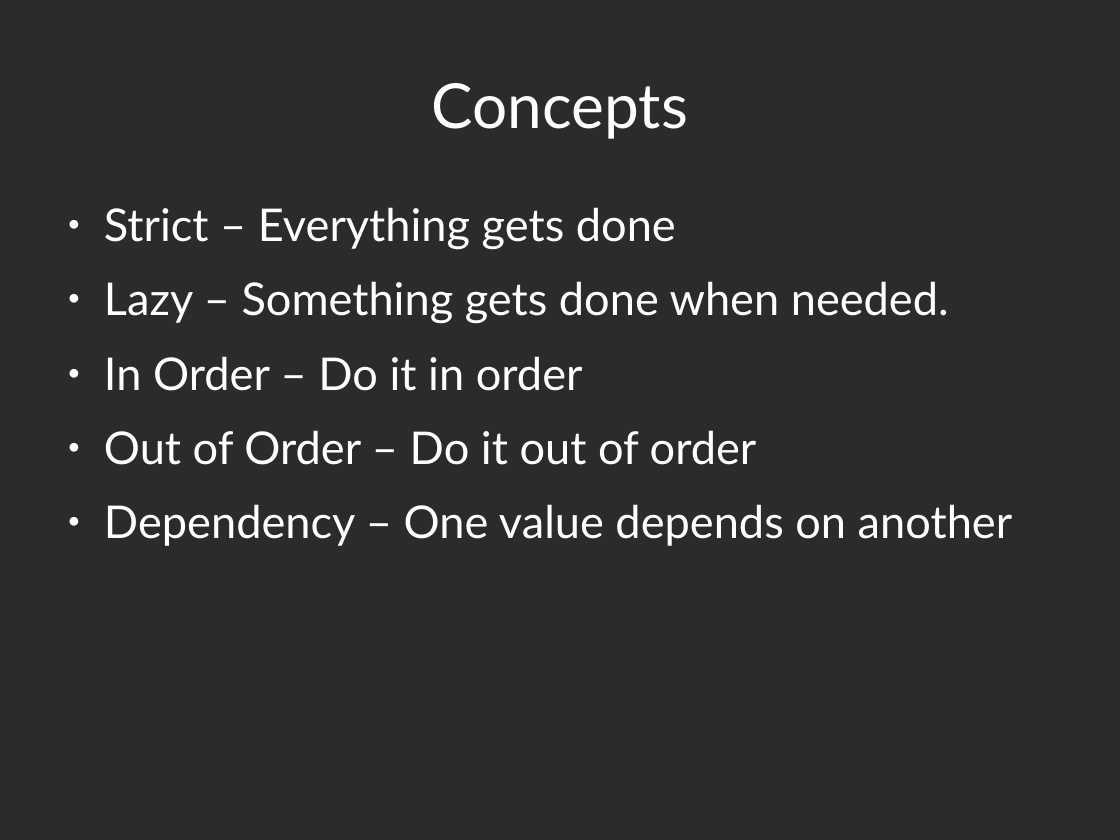
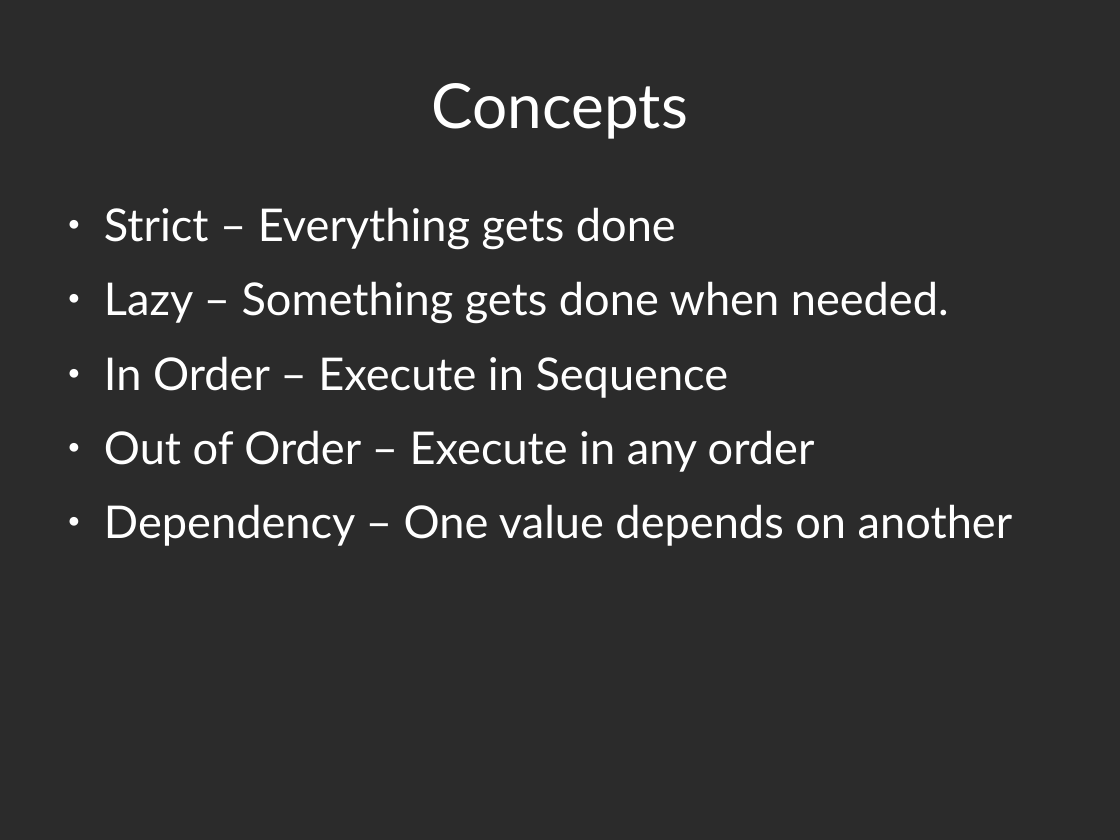
Before and after one commit to abramhindle/python-iteration-talk, a slide deck: slide 5 of iteration-talk.odp. Drawn at 1120x840 pixels with LibreOffice and Linux fonts; fonts in the diff are those of the drawing; background and template pictures are left out; a plain dark background stands for a picture behind light text. Boxes give left, top, right and bottom in pixels: in the first picture for what was removed or moved away, otherwise in the second. Text is boxed around its words. In the diff, an @@ line names an element or a change of style, - is before the commit and + after.

```diff
--- a/iteration-talk.odp
+++ b/iteration-talk.odp
@@ text at bbox=[104, 356, 815, 472]: text changed @@
-● In Order – Do it in order
-● Out of Order – Do it out of order
+● In Order – Execute in Sequence
+● Out of Order – Execute in any order
```
Also in this commit, not shown: 6 other slides changed, 1 slide added, 1 other file.
